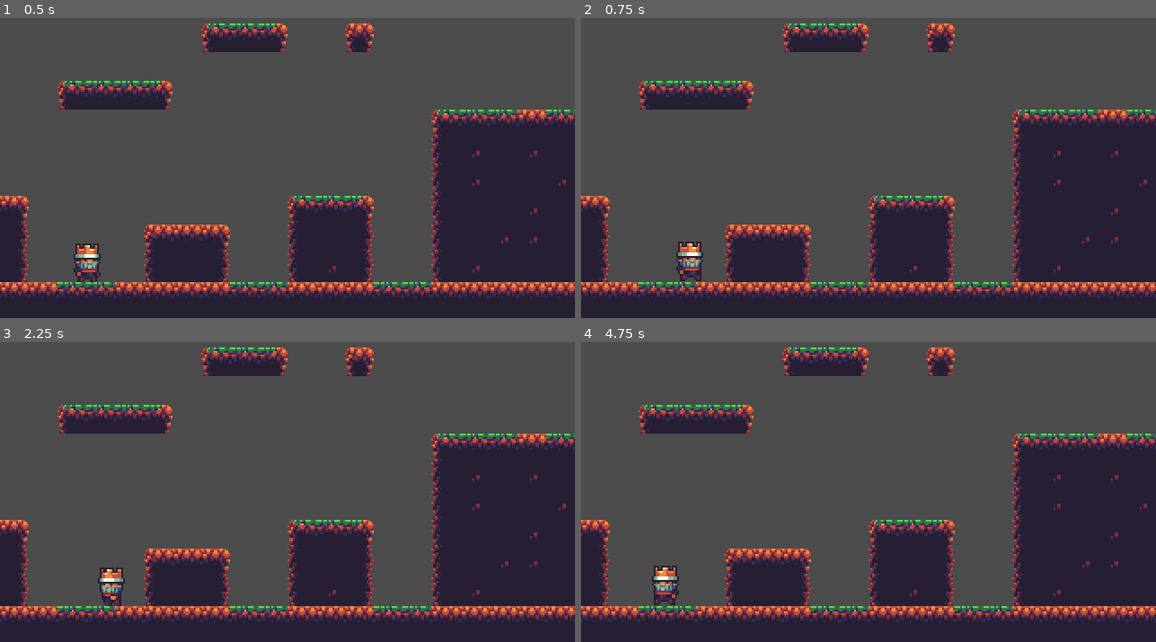
Above: before the commit, frames 1-4 (two rows, left to right).
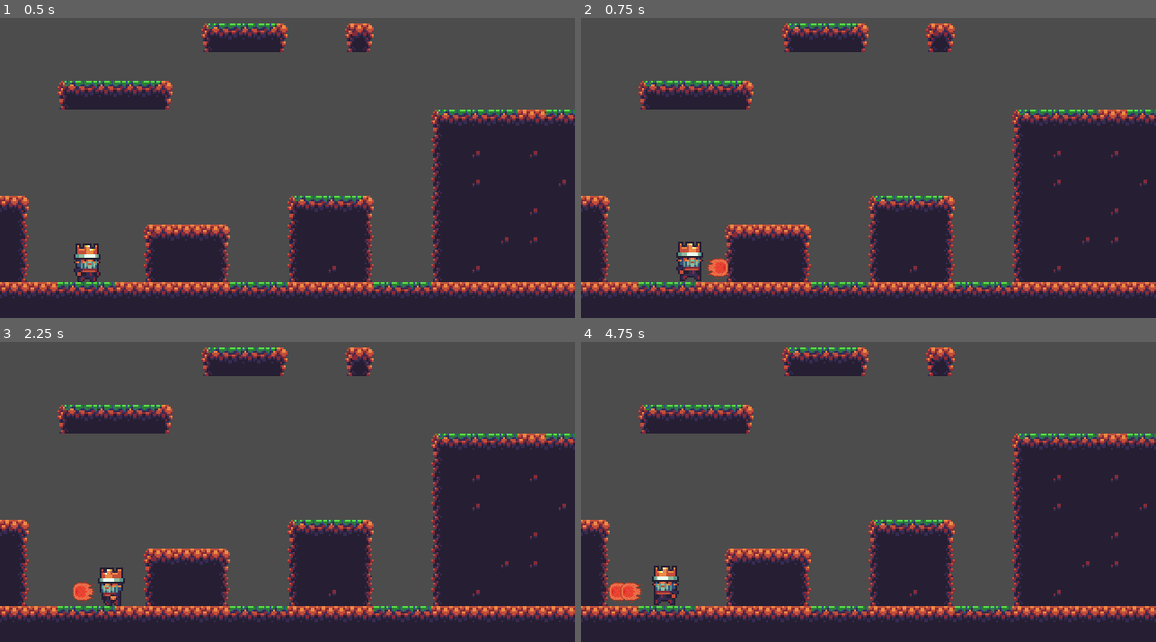
Above: after the commit, the same moments.

Repository: heartyhardy/godot-platformer-hello-world
Game: Godot game, scene res://StageOne.tscn
Same seed, same stepped clock (60 frames per second), same inputs: the game is played once before the commit and once after it.
Inputs:
- Up to frame 1 (0.5 s): no input
- Up to frame 2 (0.75 s): hold Right (ui_right) from 0.53 s (still down); tap Space (ui_select) at 0.6 s
- Up to frame 3 (2.25 s): tap Space (ui_select) at 0.77, 1.07, 1.35, 1.52, 1.82, 2.1 s; tap Enter at 1.25 s; release Right (ui_right) at 2.03 s; hold Left (ui_left) from 2.03 s (still down)
- Up to frame 4 (4.75 s): release Left (ui_left) at 2.78 s; hold Right (ui_right) 2.78-4.28 s; tap Space (ui_select) at 2.85, 3.02, 3.32, 3.6, 3.77, 4.07, 4.25, 4.35, 4.52 s; hold Left (ui_left) from 4.28 s (still down)

Frame 1 is identical in both runs. In frame 2, 0.2% of the frame differs, in the area x 21-26%, y 79-88%; in frame 3, 0.2%; in frame 4, 0.3%, in the area x 4-11%, y 79-88%.

Commit message:
Added Shooting fireballs in both directions correctly

Diff:
--- /dev/null
+++ b/Fireball.gd
@@ -0,0 +1,34 @@
+extends Area2D
+
+const SPEED = 100
+
+var velocity = Vector2()
+
+#Direction of the Fireball
+var direction = 1
+
+# Called when the node enters the scene tree for the first time.
+func _ready():
+	pass # Replace with function body.
+
+#set the direction of the Fireball facing
+func set_fireball_direction(dir):
+	direction = dir
+	if direction == -1:
+		$Fireball_Ani.flip_h=true
+	else:
+		$Fireball_Ani.flip_h=false
+
+
+func _physics_process(delta):
+	velocity.x = SPEED * delta * direction
+	$Fireball_Ani.play("Shoot")
+	translate(velocity)
+
+#Fire this even when Fireball moves out of screen
+func _on_VisibilityNotifier2D_screen_exited():
+	queue_free()
+
+#Fire this even when Fireball collision body collides with another
+func _on_Fireball_body_entered(_body):
+	queue_free()
--- /dev/null
+++ b/Fireball.tscn
@@ -0,0 +1,36 @@
+[gd_scene load_steps=6 format=2]
+
+[ext_resource path="res://sprites/effects/fireball_0.png" type="Texture" id=1]
+[ext_resource path="res://Fireball.gd" type="Script" id=2]
+[ext_resource path="res://sprites/effects/fireball_1.png" type="Texture" id=3]
+
+[sub_resource type="SpriteFrames" id=1]
+animations = [ {
+"frames": [ ExtResource( 1 ), ExtResource( 3 ) ],
+"loop": true,
+"name": "Shoot",
+"speed": 10.0
+} ]
+
+[sub_resource type="RectangleShape2D" id=2]
+extents = Vector2( 4, 4 )
+
+[node name="Fireball" type="Area2D"]
+script = ExtResource( 2 )
+__meta__ = {
+"_edit_group_": true
+}
+
+[node name="Fireball_Ani" type="AnimatedSprite" parent="."]
+scale = Vector2( 0.5, 0.5 )
+frames = SubResource( 1 )
+animation = "Shoot"
+frame = 1
+
+[node name="CollisionShape2D" type="CollisionShape2D" parent="."]
+position = Vector2( 1.46504, 0 )
+shape = SubResource( 2 )
+
+[node name="VisibilityNotifier2D" type="VisibilityNotifier2D" parent="."]
+[connection signal="body_entered" from="." to="." method="_on_Fireball_body_entered"]
+[connection signal="screen_exited" from="VisibilityNotifier2D" to="." method="_on_VisibilityNotifier2D_screen_exited"]
--- a/Player.gd
+++ b/Player.gd
@@ -1,4 +1,6 @@
 extends KinematicBody2D
+
+const FIREBALL = preload("res://Fireball.tscn")
 
 const SPEED = 60
 const GRAVITY = 10
@@ -9,16 +11,20 @@
 var velocity = Vector2()
 var is_on_ground =false
 
-func _physics_process(delta):
+func _physics_process(_delta):
 #	X axis movement (MOVE)
 	if Input.is_action_pressed("ui_right"):
 		velocity.x = SPEED
 		$Player_Anim.flip_h=false
 		$Player_Anim.play("Run")
+		if sign($ShootPos.position.x) == -1:
+			$ShootPos.position.x *= -1
 	elif Input.is_action_pressed("ui_left"):
 		velocity.x=-SPEED
 		$Player_Anim.flip_h=true
 		$Player_Anim.play("Run")
+		if sign($ShootPos.position.x) == 1:
+			$ShootPos.position.x *= -1
 	else:
 		velocity.x=0
 		if is_on_ground:
@@ -29,6 +35,15 @@
 	if Input.is_action_pressed("ui_up") and is_on_ground:
 		velocity.y = JUMP_FORCE
 
+#	Shoot Fireballs
+	if Input.is_action_just_pressed("ui_select"):
+		var fireball = FIREBALL.instance()
+		if sign($ShootPos.position.x) == 1:
+			fireball.set_fireball_direction(1)
+		else:
+			fireball.set_fireball_direction(-1)
+		get_parent().add_child(fireball)
+		fireball.position = $ShootPos.global_position
 #	Grvity increasing per frame
 	velocity.y += GRAVITY
 
--- a/Player.tscn
+++ b/Player.tscn
@@ -45,3 +45,6 @@
 [node name="CollisionShape2D" type="CollisionShape2D" parent="."]
 position = Vector2( 0.225929, 5.00209 )
 shape = SubResource( 2 )
+
+[node name="ShootPos" type="Position2D" parent="."]
+position = Vector2( 12, 7.5 )
Binary file added: sprites/effects/fireball_0.png
Not shown, added: sprites/effects/fireball_0.png.import
Binary file added: sprites/effects/fireball_1.png
Not shown, added: sprites/effects/fireball_1.png.import
Binary file added: sprites/orange_fireball.png
Not shown, added: sprites/orange_fireball.png.import
